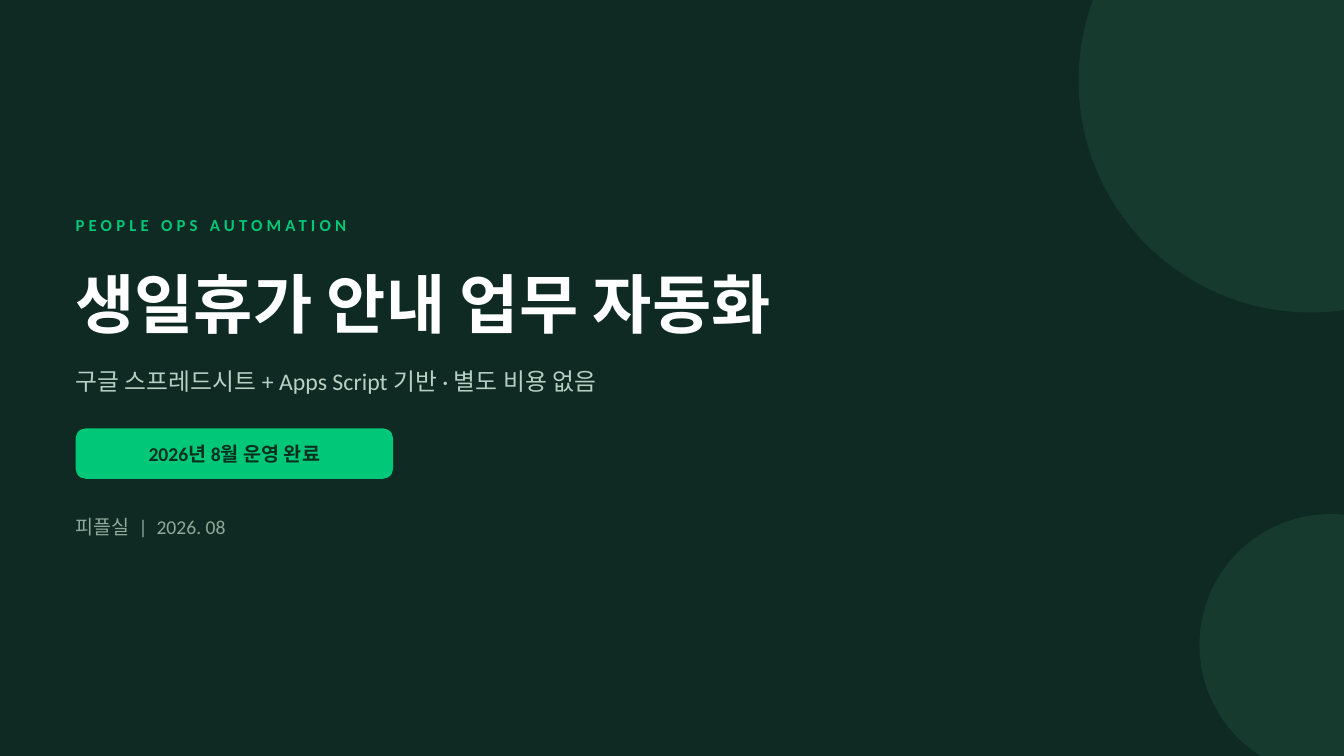
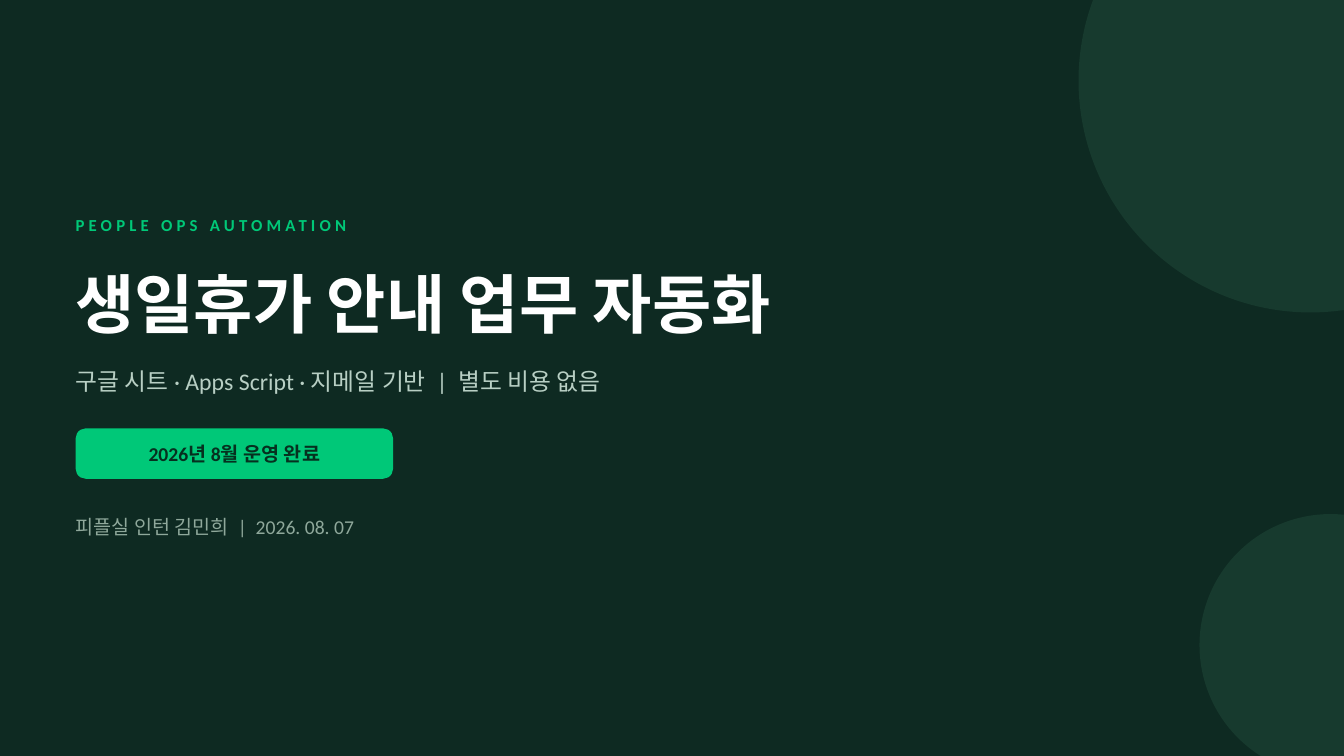
Before and after one commit to lightup971/-, a slide deck: slide 1 of bureung-automation/생일휴가_자동화_PT.pptx. Drawn at 1344x756 pixels with LibreOffice and Linux fonts; fonts in the diff are those of the drawing. Boxes give left, top, right and bottom in pixels: in the first picture for what was removed or moved away, otherwise in the second. Text is boxed around its words. In the diff, an @@ line names an element or a change of style, - is before the commit and + after.

```diff
--- a/bureung-automation/생일휴가_자동화_PT.pptx
+++ b/bureung-automation/생일휴가_자동화_PT.pptx
@@ text at (76,370,601,394): text changed @@
-구글 스프레드시트 + Apps Script 기반 · 별도 비용 없음
+구글 시트 · Apps Script · 지메일 기반 | 별도 비용 없음
@@ text at (76,518,354,536): text changed @@
-피플실 | 2026. 08
+피플실 인턴 김민희 | 2026. 08. 07
```
Also in this commit, not shown: 7 other slides changed, 3 slides added, 2 slides removed, 1 other file.
